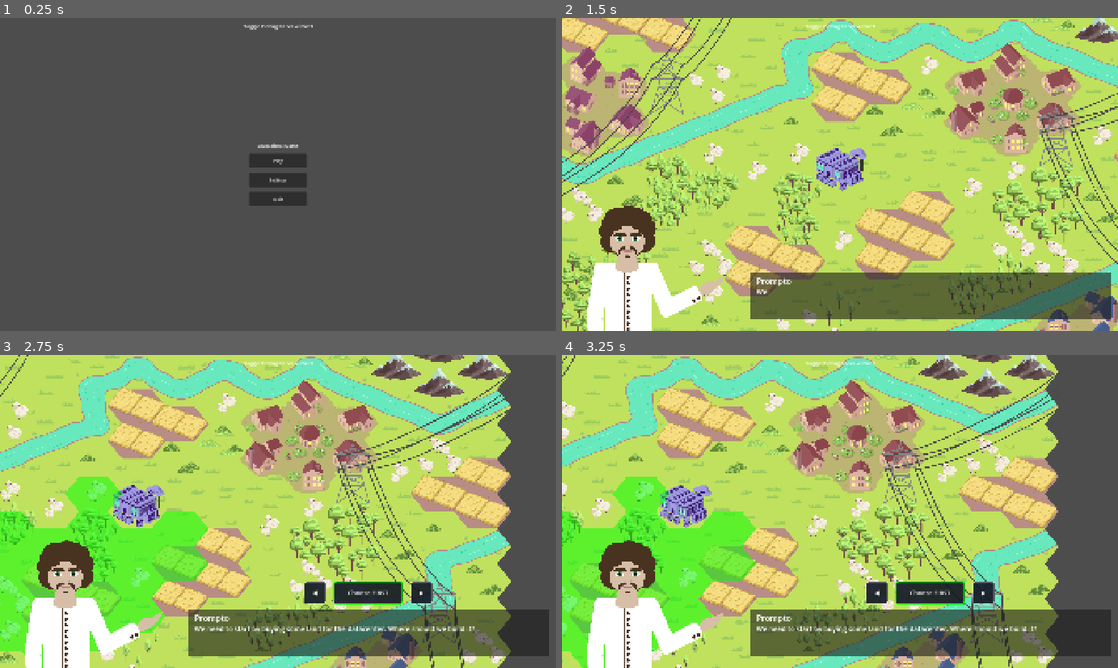
Above: before the commit, frames 1-4 (two rows, left to right).
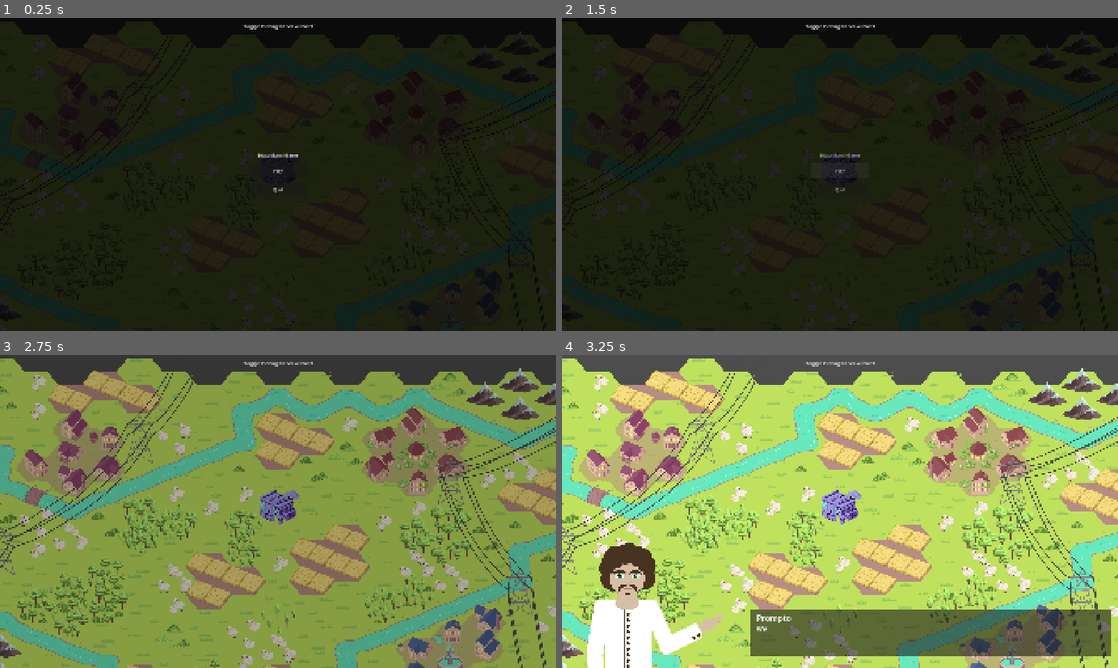
Above: after the commit, the same moments.

Repository: krishna3960/EducationTechnology
Game: Godot game, scene res://Scenes/menu.tscn
Same seed, same stepped clock (60 frames per second), same inputs: the game is played once before the commit and once after it. The engine's default icon, where the game draws it, is replaced by a stand-in: a white triangle on a blue panel in a dark square.
Inputs (mouse positions are in pixels of both pictures, inside the frame that each line leads up to):
- Up to frame 1 (0.25 s): no input
- Up to frame 2 (1.5 s): click (840, 180) at 0.5 s, where only the run before the commit has a clickable "Settings"; click "Play" at 1.25 s
- Up to frame 3 (2.75 s): tap Enter (ui_accept) at 2, 2.27 s; move the mouse to (400, 495) at 2.02 s; hold D (move_right) from 2.03 s (still down); click (400, 495) at 2.17 s
- Up to frame 4 (3.25 s): release D (move_right) at 2.75 s; drag from (728, 527) to (812, 574) at 2.77 s

The runs differ from the first frame. In frame 1, 100% of the frame differs, in the area x 0-100%, y 0-100%; in frame 2, 100%; in frame 3, 98%; in frame 4, 71%.
Error after the commit: Cannot call method 'queue_free' on a null value. (res://Scripts/menu.gd:46)

Commit message:
feat: remove settings. main menu bg. fade animations.

Diff:
--- a/educational-game/Scenes/game.tscn
+++ /dev/null
@@ -1,17 +0,0 @@
-[gd_scene format=3 uid="uid://b5pw71l8k2g7w"]
-
-[ext_resource type="PackedScene" uid="uid://bfdw1ns2g3qwu" path="res://Scenes/world.tscn" id="1"]
-[ext_resource type="Script" uid="uid://bajygpwkaiy0a" path="res://Scripts/managers/stage_manager.gd" id="2"]
-[ext_resource type="PackedScene" uid="uid://bfloo87wqlsxl" path="res://Scenes/Stages/1_land_choice_stage.tscn" id="4"]
-[ext_resource type="PackedScene" uid="uid://gc6o6egtrg4x" path="res://Scenes/Stages/02_shop_stage.tscn" id="5_wowpa"]
-[ext_resource type="PackedScene" uid="uid://byknwb42a7u4c" path="res://Scenes/Stages/03_energy_scene.tscn" id="6_i6g32"]
-[ext_resource type="PackedScene" uid="uid://cv2rmvjykploa" path="res://Scenes/Stages/04_classroom_tscn.tscn" id="7_1l0tm"]
-[ext_resource type="PackedScene" path="res://Scenes/Stages/4_stage.tscn" id="8_water"]
-
-[node name="Game" type="Node2D" unique_id=305527448]
-
-[node name="World" parent="." unique_id=732464071 instance=ExtResource("1")]
-
-[node name="StageManager" type="Node" parent="." unique_id=1413188430]
-script = ExtResource("2")
-stages = Array[PackedScene]([ExtResource("4"), ExtResource("5_wowpa"), ExtResource("6_i6g32"), ExtResource("7_1l0tm"), ExtResource("8_water")])
--- a/educational-game/Scenes/menu.tscn
+++ b/educational-game/Scenes/menu.tscn
@@ -1,6 +1,7 @@
 [gd_scene format=3 uid="uid://c0n8menuscen0"]
 
 [ext_resource type="Script" uid="uid://cc7flkq2ixtwe" path="res://Scripts/menu.gd" id="1_menu"]
+[ext_resource type="PackedScene" uid="uid://bfdw1ns2g3qwu" path="res://Scenes/world.tscn" id="2_world"]
 
 [node name="Menu" type="Control" unique_id=783820500]
 layout_mode = 3
@@ -11,38 +12,45 @@
 grow_vertical = 2
 script = ExtResource("1_menu")
 
-[node name="CenterContainer" type="CenterContainer" parent="." unique_id=792521744]
-layout_mode = 1
+[node name="World" parent="." unique_id=732464072 instance=ExtResource("2_world")]
+
+[node name="UILayer" type="CanvasLayer" parent="." unique_id=792521745]
+layer = 10
+
+[node name="DarkTint" type="ColorRect" parent="UILayer" unique_id=314159265]
+anchors_preset = 15
+anchor_right = 1.0
+anchor_bottom = 1.0
+grow_horizontal = 2
+grow_vertical = 2
+mouse_filter = 2
+color = Color(0, 0, 0, 0.85)
+
+[node name="CenterContainer" type="CenterContainer" parent="UILayer" unique_id=792521744]
 anchors_preset = 15
 anchor_right = 1.0
 anchor_bottom = 1.0
 grow_horizontal = 2
 grow_vertical = 2
 
-[node name="VBoxContainer" type="VBoxContainer" parent="CenterContainer" unique_id=145681328]
+[node name="VBoxContainer" type="VBoxContainer" parent="UILayer/CenterContainer" unique_id=145681328]
 layout_mode = 2
 theme_override_constants/separation = 16
 
-[node name="Title" type="Label" parent="CenterContainer/VBoxContainer" unique_id=1036657677]
+[node name="Title" type="Label" parent="UILayer/CenterContainer/VBoxContainer" unique_id=1036657677]
 layout_mode = 2
 text = "Educational Game"
 horizontal_alignment = 1
 
-[node name="PlayButton" type="Button" parent="CenterContainer/VBoxContainer" unique_id=1125806759]
+[node name="PlayButton" type="Button" parent="UILayer/CenterContainer/VBoxContainer" unique_id=1125806759]
 custom_minimum_size = Vector2(200, 50)
 layout_mode = 2
 text = "Play"
 
-[node name="SettingsButton" type="Button" parent="CenterContainer/VBoxContainer" unique_id=1559199570]
-custom_minimum_size = Vector2(200, 50)
-layout_mode = 2
-text = "Settings"
-
-[node name="QuitButton" type="Button" parent="CenterContainer/VBoxContainer" unique_id=678476123]
+[node name="QuitButton" type="Button" parent="UILayer/CenterContainer/VBoxContainer" unique_id=678476123]
 custom_minimum_size = Vector2(200, 50)
 layout_mode = 2
 text = "Quit"
 
-[connection signal="pressed" from="CenterContainer/VBoxContainer/PlayButton" to="." method="_on_play_pressed"]
-[connection signal="pressed" from="CenterContainer/VBoxContainer/SettingsButton" to="." method="_on_settings_pressed"]
-[connection signal="pressed" from="CenterContainer/VBoxContainer/QuitButton" to="." method="_on_quit_pressed"]
+[connection signal="pressed" from="UILayer/CenterContainer/VBoxContainer/PlayButton" to="." method="_on_play_pressed"]
+[connection signal="pressed" from="UILayer/CenterContainer/VBoxContainer/QuitButton" to="." method="_on_quit_pressed"]
--- a/educational-game/Scenes/pause_menu.tscn
+++ b/educational-game/Scenes/pause_menu.tscn
@@ -13,7 +13,7 @@
 anchor_bottom = 1.0
 grow_horizontal = 2
 grow_vertical = 2
-color = Color(0, 0, 0, 0.5)
+color = Color(0, 0, 0, 0.85)
 
 [node name="CenterContainer" type="CenterContainer" parent="Background" unique_id=332092871]
 layout_mode = 0
@@ -36,16 +36,10 @@
 layout_mode = 2
 text = "Resume"
 
-[node name="SettingsButton" type="Button" parent="Background/CenterContainer/VBoxContainer" unique_id=661696349]
-custom_minimum_size = Vector2(200, 50)
-layout_mode = 2
-text = "Settings"
-
 [node name="QuitButton" type="Button" parent="Background/CenterContainer/VBoxContainer" unique_id=1646069971]
 custom_minimum_size = Vector2(200, 50)
 layout_mode = 2
 text = "Quit"
 
 [connection signal="pressed" from="Background/CenterContainer/VBoxContainer/ResumeButton" to="." method="_on_resume_pressed"]
-[connection signal="pressed" from="Background/CenterContainer/VBoxContainer/SettingsButton" to="." method="_on_settings_pressed"]
 [connection signal="pressed" from="Background/CenterContainer/VBoxContainer/QuitButton" to="." method="_on_quit_pressed"]
--- /dev/null
+++ b/educational-game/Scenes/stage_manager.tscn
@@ -0,0 +1,12 @@
+[gd_scene format=3 uid="uid://bstgmgr00001"]
+
+[ext_resource type="Script" uid="uid://bajygpwkaiy0a" path="res://Scripts/managers/stage_manager.gd" id="1"]
+[ext_resource type="PackedScene" uid="uid://bfloo87wqlsxl" path="res://Scenes/Stages/1_land_choice_stage.tscn" id="2"]
+[ext_resource type="PackedScene" uid="uid://gc6o6egtrg4x" path="res://Scenes/Stages/02_shop_stage.tscn" id="3"]
+[ext_resource type="PackedScene" uid="uid://byknwb42a7u4c" path="res://Scenes/Stages/03_energy_scene.tscn" id="4"]
+[ext_resource type="PackedScene" uid="uid://cv2rmvjykploa" path="res://Scenes/Stages/04_classroom_tscn.tscn" id="5"]
+[ext_resource type="PackedScene" path="res://Scenes/Stages/4_stage.tscn" id="6"]
+
+[node name="StageManager" type="Node"]
+script = ExtResource("1")
+stages = Array[PackedScene]([ExtResource("2"), ExtResource("3"), ExtResource("4"), ExtResource("5"), ExtResource("6")])
--- a/educational-game/Scenes/world.tscn
+++ b/educational-game/Scenes/world.tscn
@@ -17,8 +17,8 @@
 position = Vector2(31, -55)
 
 [node name="Camera2D" type="Camera2D" parent="ground" unique_id=338738434]
-position = Vector2(128, 624)
-zoom = Vector2(0.5, 0.5)
+position = Vector2(128, 128)
+zoom = Vector2(0.4, 0.4)
 limit_left = -8000
 limit_top = -6000
 limit_right = 10000
--- a/educational-game/Scripts/managers/game_state.gd
+++ b/educational-game/Scripts/managers/game_state.gd
@@ -12,7 +12,6 @@
 
 
 func _ready() -> void:
-	metrics.session.ts_started = Time.get_unix_time_from_system()
 	metrics.session.debug = OS.is_debug_build()
 	Debug.add_separator("Scenes")
 	Debug.add_button("Open Shop", func(): get_tree().change_scene_to_file("res://Scenes/Shop.tscn"))
--- a/educational-game/Scripts/menu.gd
+++ b/educational-game/Scripts/menu.gd
@@ -1,15 +1,51 @@
 extends Control
 
-const GAME_SCENE: String = "res://Scenes/game.tscn"
+const _STAGE_MANAGER_SCENE: PackedScene = preload("res://Scenes/stage_manager.tscn")
+const _UI_FADE_DURATION: float = 0.5
+const _TINT_FADE_DELAY: float = 0.4
+const _TINT_FADE_DURATION: float = 0.8
+
+
+func _ready() -> void:
+	var world := get_node_or_null("World")
+	if world == null:
+		return
+	var pause_menu: Node = world.get_node_or_null("PauseMenu")
+	if pause_menu:
+		pause_menu.set_process_unhandled_input(false)
+	var camera: Camera2D = world.get_node_or_null("ground/Camera2D")
+	if camera:
+		camera.set_process(false)
+		camera.set_process_unhandled_input(false)
 
 
 func _on_play_pressed() -> void:
-	get_tree().change_scene_to_file(GAME_SCENE)
+	var ui: Control = $UILayer/CenterContainer
+	var tint: ColorRect = $UILayer/DarkTint
+	ui.mouse_filter = Control.MOUSE_FILTER_IGNORE
+	var ui_tween := create_tween()
+	ui_tween.tween_property(ui, "modulate:a", 0.0, _UI_FADE_DURATION)
+	await ui_tween.finished
+	await get_tree().create_timer(_TINT_FADE_DELAY).timeout
+	var tint_tween := create_tween()
+	tint_tween.tween_property(tint, "color:a", 0.0, _TINT_FADE_DURATION)
+	await tint_tween.finished
+	_start_game()
 
 
-func _on_settings_pressed() -> void:
-	# TODO: open settings scene
-	print("Settings pressed")
+func _start_game() -> void:
+	var world := get_node_or_null("World")
+	if world:
+		var pause_menu: Node = world.get_node_or_null("PauseMenu")
+		if pause_menu:
+			pause_menu.set_process_unhandled_input(true)
+		var camera: Camera2D = world.get_node_or_null("ground/Camera2D")
+		if camera:
+			camera.set_process(true)
+			camera.set_process_unhandled_input(true)
+	$UILayer.queue_free()
+	GameState.metrics.session.ts_started = Time.get_unix_time_from_system()
+	add_child(_STAGE_MANAGER_SCENE.instantiate())
 
 
 func _on_quit_pressed() -> void:
--- a/educational-game/Scripts/pause_menu.gd
+++ b/educational-game/Scripts/pause_menu.gd
@@ -1,9 +1,15 @@
 extends CanvasLayer
+
+const _FADE_DURATION: float = 0.2
+
+@onready var _background: ColorRect = $Background
+var _tween: Tween
 
 
 func _ready() -> void:
 	layer = RenderLayers.PAUSE_MENU
 	visible = false
+	_background.modulate.a = 0.0
 
 
 func _unhandled_input(event: InputEvent) -> void:
@@ -13,19 +19,25 @@
 
 
 func _set_paused(paused: bool) -> void:
-	get_tree().paused = paused
-	visible = paused
+	if _tween and _tween.is_valid():
+		_tween.kill()
+	if paused:
+		get_tree().paused = true
+		visible = true
+		_tween = create_tween()
+		_tween.tween_property(_background, "modulate:a", 1.0, _FADE_DURATION)
+	else:
+		_tween = create_tween()
+		_tween.tween_property(_background, "modulate:a", 0.0, _FADE_DURATION)
+		await _tween.finished
+		visible = false
+		get_tree().paused = false
 
 
 func _on_resume_pressed() -> void:
 	_set_paused(false)
 
 
-func _on_settings_pressed() -> void:
-	# TODO: open settings
-	print("Settings pressed")
-
-
 func _on_quit_pressed() -> void:
 	get_tree().paused = false
 	EventLogger.submit_and_quit()
--- a/educational-game/Scripts/stages/1_land_choice_stage.gd
+++ b/educational-game/Scripts/stages/1_land_choice_stage.gd
@@ -47,10 +47,6 @@
 
 func _stage_start() -> void:
 	_ts_started = Time.get_unix_time_from_system()
-	var camera := get_viewport().get_camera_2d()
-	if MapLayer.main and camera:
-		camera.position = MapLayer.main.map_to_local(_DATACENTER_CELL)
-		camera.reset_smoothing()
 
 	Dialogue.on_typewriter_done.connect(_show_choices, CONNECT_ONE_SHOT)
 	var opts := DialogueOptions.new()
--- a/educational-game/Scripts/tile_map_layer.gd
+++ b/educational-game/Scripts/tile_map_layer.gd
@@ -1,5 +1,7 @@
 class_name MapLayer
 extends TileMapLayer
+
+const DEFAULT_CAMERA_CELL: Vector2i = Vector2i(3, 0)
 
 static var _coord_labels: Array = []
 static var main: TileMapLayer = null
@@ -7,6 +9,10 @@
 
 func _ready() -> void:
 	main = self
+	var camera: Camera2D = get_parent().get_node_or_null("Camera2D") if get_parent() else null
+	if camera:
+		camera.position = map_to_local(DEFAULT_CAMERA_CELL)
+		camera.reset_smoothing()
 	if OS.is_debug_build():
 		var section: VBoxContainer = Debug.add_section("Tilemap")
 		Debug.add_checkbox("Show coords", false, _toggle_coord_labels, section)
